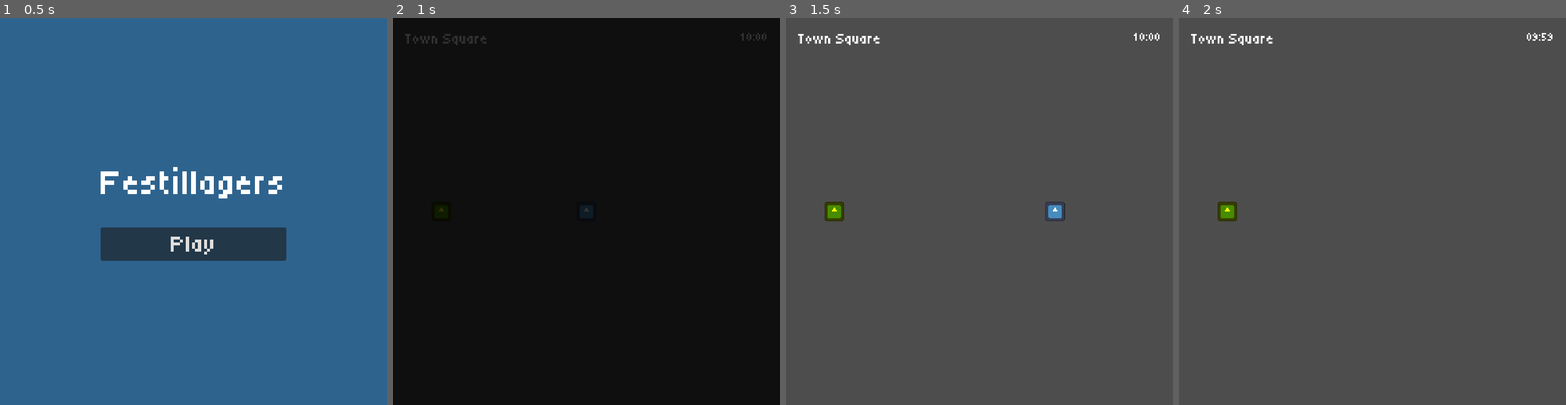
Above: before the commit, frames 1-4 (left to right).
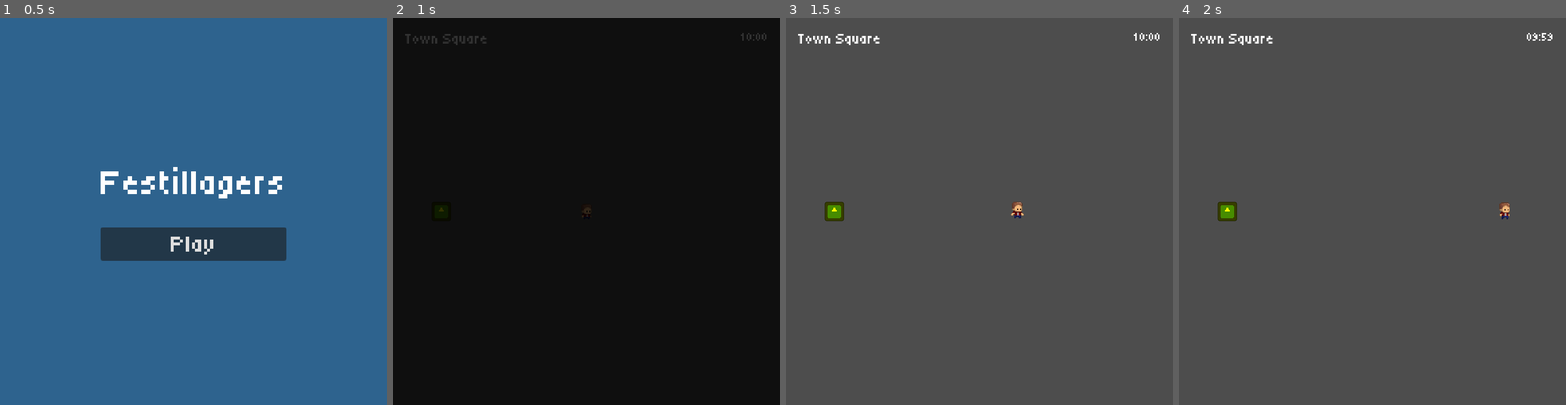
Above: after the commit, the same moments.

Repository: DieserMastro/GMTK-GameJam
Game: Godot game, scene res://core/main/main.tscn
The game is run twice, just before and just after one commit, with the same random seed, the same clock (stepped at 60 frames per second) and the same inputs. The engine's default icon, where the game draws it, is replaced by a stand-in: a white triangle on a blue panel in a dark square.
Inputs:
- Up to frame 1 (0.5 s): no input
- Up to frame 2 (1 s): click "Play" at 0.5 s
- Up to frame 3 (1.5 s): tap Enter at 1.25 s; hold D (right) from 1.28 s (still down); hold Shift (run) from 1.28 s (still down)
- Up to frame 4 (2 s): keep holding D (right); keep holding Shift (run)

Frame 1 is identical in both runs. In frame 2, less than 0.1% of the frame differs, in the area x 48-52%, y 48-52%; in frame 3, 0.3%, in the area x 58-73%, y 47-53%; in frame 4, 0.1%.

Commit message:
feat: player animation basics

Diff:
--- a/gmtk-game-jam/project.godot
+++ b/gmtk-game-jam/project.godot
@@ -94,6 +94,7 @@
 
 [rendering]
 
+textures/canvas_textures/default_texture_filter=0
 rendering_device/driver.windows="d3d12"
 renderer/rendering_method="gl_compatibility"
 renderer/rendering_method.mobile="gl_compatibility"
--- a/gmtk-game-jam/scenes/characters/player/player.gd
+++ b/gmtk-game-jam/scenes/characters/player/player.gd
@@ -1,12 +1,14 @@
 class_name Player
 extends CharacterBody2D
 
-const SPEED := 300.0
-const RUN_SPEED := 500.0
+const SPEED := 150.0
+const RUN_SPEED := 250.0
 
 var _is_running := false
 var _is_interacting := false
 var _interactive: InteractiveComponent
+
+@onready var sprite: AnimatedSprite2D = $AnimatedSprite2D
 
 
 func _physics_process(_delta: float):
@@ -39,11 +41,26 @@
 
 func _movement() -> void:
 	var direction := Input.get_vector("left", "right", "up", "down")
+
+	_process_sprite(direction)
+
 	if _is_running:
+		sprite.speed_scale = 1.2
 		velocity = direction * RUN_SPEED
 		return
 
+	sprite.speed_scale = 1.0
 	velocity = direction * SPEED
+
+
+func _process_sprite(direction: Vector2) -> void:
+	if not is_zero_approx(direction.x):
+		sprite.flip_h = direction.x < 0
+
+	if direction.length() > 0:
+		sprite.play("walk")
+	else:
+		sprite.play("idle")
 
 
 func _interact() -> void:
--- a/gmtk-game-jam/scenes/characters/player/player.tscn
+++ b/gmtk-game-jam/scenes/characters/player/player.tscn
@@ -1,10 +1,80 @@
 [gd_scene format=3 uid="uid://ch2bvudr6iaf6"]
 
 [ext_resource type="Script" uid="uid://3s8u8gf5i3fb" path="res://scenes/characters/player/player.gd" id="1_4flbx"]
-[ext_resource type="Texture2D" uid="uid://vdoysgnwtpds" path="res://icon.svg" id="2_4ntmi"]
+[ext_resource type="Texture2D" uid="uid://brfbbnkjyrfet" path="res://scenes/characters/player/sprites/idle.png" id="2_t61fv"]
+[ext_resource type="Texture2D" uid="uid://brv3f402xfra0" path="res://scenes/characters/player/sprites/walk.png" id="3_686vu"]
+
+[sub_resource type="AtlasTexture" id="AtlasTexture_686vu"]
+atlas = ExtResource("2_t61fv")
+region = Rect2(0, 0, 32, 32)
+
+[sub_resource type="AtlasTexture" id="AtlasTexture_hss88"]
+atlas = ExtResource("2_t61fv")
+region = Rect2(32, 0, 32, 32)
+
+[sub_resource type="AtlasTexture" id="AtlasTexture_qd3e3"]
+atlas = ExtResource("2_t61fv")
+region = Rect2(64, 0, 32, 32)
+
+[sub_resource type="AtlasTexture" id="AtlasTexture_6avc5"]
+atlas = ExtResource("2_t61fv")
+region = Rect2(96, 0, 32, 32)
+
+[sub_resource type="AtlasTexture" id="AtlasTexture_mk55u"]
+atlas = ExtResource("3_686vu")
+region = Rect2(0, 0, 32, 32)
+
+[sub_resource type="AtlasTexture" id="AtlasTexture_xuses"]
+atlas = ExtResource("3_686vu")
+region = Rect2(32, 0, 32, 32)
+
+[sub_resource type="AtlasTexture" id="AtlasTexture_42irl"]
+atlas = ExtResource("3_686vu")
+region = Rect2(64, 0, 32, 32)
+
+[sub_resource type="AtlasTexture" id="AtlasTexture_3xnwo"]
+atlas = ExtResource("3_686vu")
+region = Rect2(96, 0, 32, 32)
+
+[sub_resource type="SpriteFrames" id="SpriteFrames_1xhu4"]
+animations = [{
+"frames": [{
+"duration": 1.0,
+"texture": SubResource("AtlasTexture_686vu")
+}, {
+"duration": 1.0,
+"texture": SubResource("AtlasTexture_hss88")
+}, {
+"duration": 1.0,
+"texture": SubResource("AtlasTexture_qd3e3")
+}, {
+"duration": 1.0,
+"texture": SubResource("AtlasTexture_6avc5")
+}],
+"loop": 1,
+"name": &"idle",
+"speed": 4.0
+}, {
+"frames": [{
+"duration": 1.0,
+"texture": SubResource("AtlasTexture_mk55u")
+}, {
+"duration": 1.0,
+"texture": SubResource("AtlasTexture_xuses")
+}, {
+"duration": 1.0,
+"texture": SubResource("AtlasTexture_42irl")
+}, {
+"duration": 1.0,
+"texture": SubResource("AtlasTexture_3xnwo")
+}],
+"loop": 1,
+"name": &"walk",
+"speed": 5.0
+}]
 
 [sub_resource type="RectangleShape2D" id="RectangleShape2D_stf77"]
-size = Vector2(26, 26)
+size = Vector2(14, 20)
 
 [node name="Player" type="CharacterBody2D" unique_id=505119842 groups=["player"]]
 process_mode = 1
@@ -12,9 +82,11 @@
 motion_mode = 1
 script = ExtResource("1_4flbx")
 
-[node name="Sprite2D" type="Sprite2D" parent="." unique_id=1781381797]
-scale = Vector2(0.2, 0.2)
-texture = ExtResource("2_4ntmi")
+[node name="AnimatedSprite2D" type="AnimatedSprite2D" parent="." unique_id=1197698072]
+sprite_frames = SubResource("SpriteFrames_1xhu4")
+animation = &"idle"
+autoplay = "idle"
+frame_progress = 0.0798992
 
 [node name="CollisionShape2D" type="CollisionShape2D" parent="." unique_id=97906786]
 scale = Vector2(0.99999994, 0.99999994)
Binary file added: gmtk-game-jam/scenes/characters/player/sprites/idle.png
Not shown, added: gmtk-game-jam/scenes/characters/player/sprites/idle.png.import
Binary file added: gmtk-game-jam/scenes/characters/player/sprites/walk.png
Not shown, added: gmtk-game-jam/scenes/characters/player/sprites/walk.png.import
